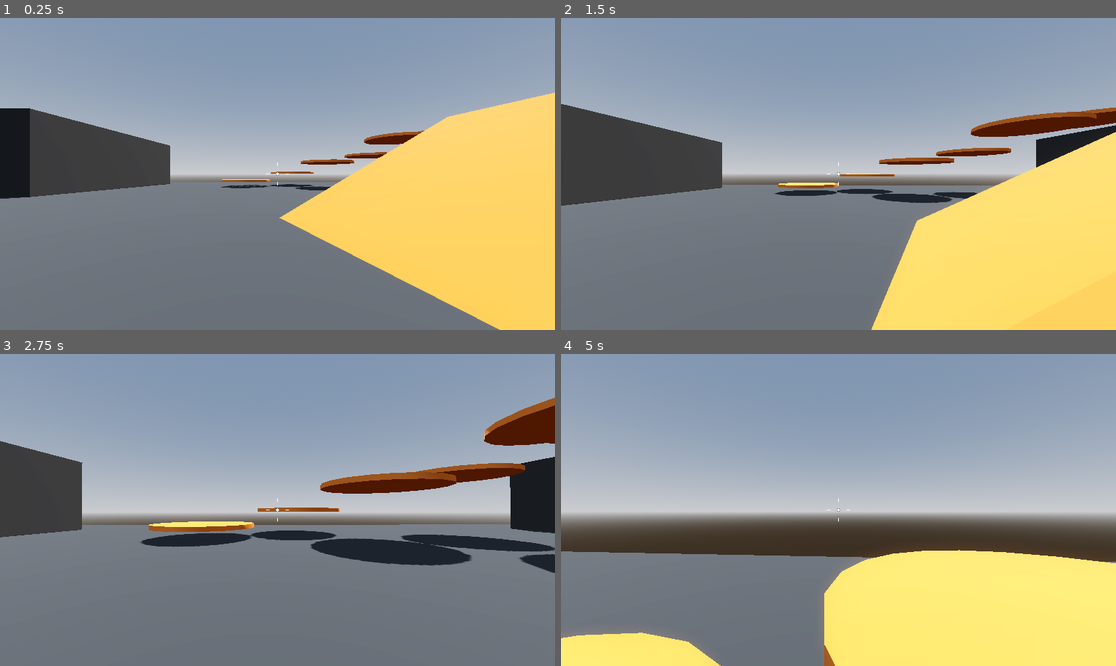
Above: before the commit, frames 1-4 (two rows, left to right).
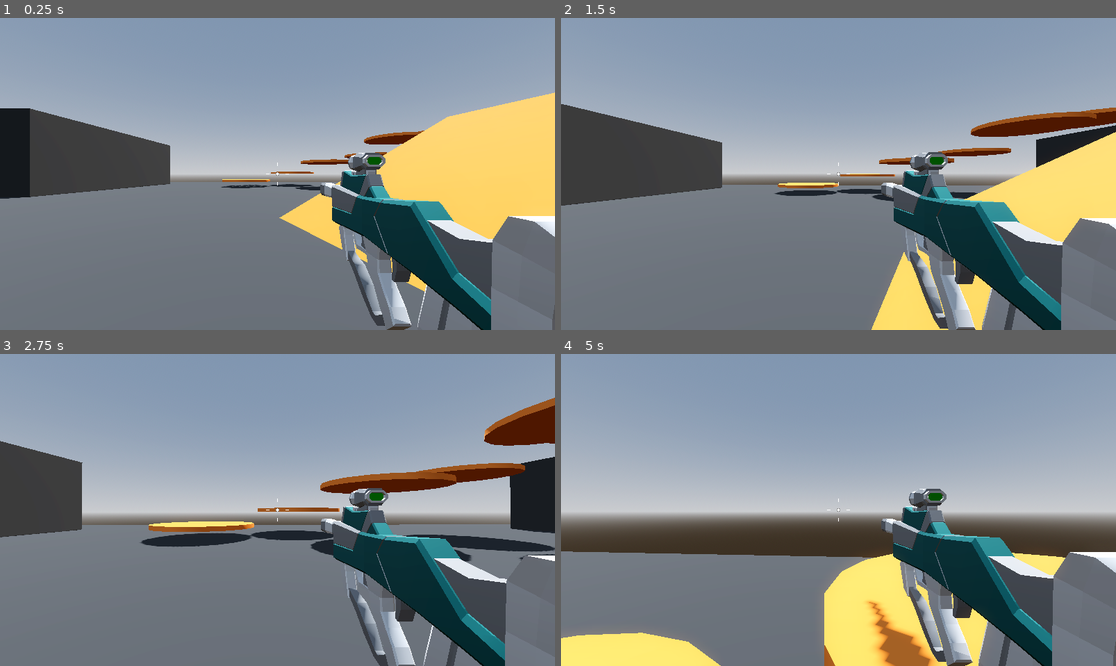
Above: after the commit, the same moments.

Repository: officer47p/robo-rampage
Game: Godot game, scene res://Levels/sandbox.tscn
The game is run twice, just before and just after one commit, with the same random seed, the same clock (stepped at 60 frames per second) and the same inputs.
Inputs (mouse positions are in pixels of both pictures, inside the frame that each line leads up to):
- Up to frame 1 (0.25 s): no input
- Up to frame 2 (1.5 s): tap Enter at 0.5 s; move the mouse to (866, 174) at 0.52 s; press the mouse at (866, 174) at 0.53 s; hold W (move_forward) from 0.53 s (still down); tap Space (jump) at 0.77 s; move the mouse to (810, 174) at 1.27 s; release the mouse at (810, 174) at 1.28 s; click (810, 174) at 1.35 s
- Up to frame 3 (2.75 s): keep holding W (move_forward); tap Space (jump) at 1.52 s; move the mouse to (288, 503) at 2.02 s; press the mouse at (288, 503) at 2.03 s
- Up to frame 4 (5 s): keep holding W (move_forward); move the mouse to (832, 516) at 2.77 s; release the mouse at (832, 516) at 2.78 s; click (832, 516) at 2.85 s; tap Space (jump) at 3.02, 3.77, 4.52 s; move the mouse to (877, 513) at 3.52 s; press the mouse at (877, 513) at 3.53 s; move the mouse to (794, 506) at 4.27 s; release the mouse at (794, 506) at 4.28 s; click (794, 506) at 4.35 s

The runs differ from the first frame. In frame 1, 13% of the frame differs, in the area x 57-100%, y 43-100%; in frame 2, 14%; in frame 3, 8.8%; in frame 4, 16%, in the area x 54-100%, y 43-100%.

Commit message:
Add gun, recoil, print shooting, print raycast hit

Diff:
--- a/Player/player.tscn
+++ b/Player/player.tscn
@@ -1,8 +1,9 @@
-[gd_scene load_steps=6 format=3 uid="uid://d3sfpyco78b75"]
+[gd_scene load_steps=7 format=3 uid="uid://d3sfpyco78b75"]
 
 [ext_resource type="Script" uid="uid://dsb4ttwigonqc" path="res://Player/player.gd" id="1_l8h54"]
 [ext_resource type="Script" uid="uid://jbypkq7ruawj" path="res://Player/smooth_camera.gd" id="2_4ntmi"]
 [ext_resource type="Script" uid="uid://1eugx5jcnlcc" path="res://Player/crosshair.gd" id="3_btcbx"]
+[ext_resource type="PackedScene" uid="uid://nhcpgqu6tt2i" path="res://Weapons/SMG.tscn" id="3_gwnis"]
 
 [sub_resource type="CapsuleMesh" id="CapsuleMesh_hvfyp"]
 
@@ -25,6 +26,8 @@
 top_level = true
 script = ExtResource("2_4ntmi")
 
+[node name="SMG" parent="CameraPivot/SmoothCamera" instance=ExtResource("3_gwnis")]
+
 [node name="CenterContainer" type="CenterContainer" parent="."]
 anchors_preset = 15
 anchor_right = 1.0
--- /dev/null
+++ b/Weapons/SMG.tscn
@@ -0,0 +1,10 @@
+[gd_scene load_steps=3 format=3 uid="uid://nhcpgqu6tt2i"]
+
+[ext_resource type="PackedScene" uid="uid://dmrq7exaaqdl5" path="res://Weapons/hitscan_weapon.tscn" id="1_hrtej"]
+[ext_resource type="PackedScene" uid="uid://7c74q7um65vt" path="res://Assets/SMG.glb" id="2_ops1r"]
+
+[node name="SMG" node_paths=PackedStringArray("weapon_mesh") instance=ExtResource("1_hrtej")]
+weapon_mesh = NodePath("SMG")
+
+[node name="SMG" parent="." index="1" instance=ExtResource("2_ops1r")]
+transform = Transform3D(1, 0, 0, 0, 1, 0, 0, 0, 1, 0.5, -0.2, -1)
--- /dev/null
+++ b/Weapons/hitscan_weapon.gd
@@ -0,0 +1,27 @@
+extends Node3D
+
+@export var fire_rate := 14.0
+@export var recoil := 0.05
+@export var weapon_mesh: Node3D
+
+@onready var cooldown_timer: Timer = $CooldownTimer
+@onready var ray_cast_3d: RayCast3D = $RayCast3D
+@onready var weapon_position: Vector3 = weapon_mesh.position
+
+# Called when the node enters the scene tree for the first time.
+func _ready() -> void:
+	pass # Replace with function body.
+
+
+# Called every frame. 'delta' is the elapsed time since the previous frame.
+func _process(delta: float) -> void:
+	if Input.is_action_pressed("fire"):
+		if cooldown_timer.is_stopped():
+			shoot()
+
+	weapon_mesh.position = weapon_mesh.position.lerp(weapon_position, delta * 10)
+
+func shoot() -> void:
+	cooldown_timer.start(1.0/fire_rate)
+	printt("Firedd", ray_cast_3d.get_collider())
+	weapon_mesh.position.z += recoil
--- /dev/null
+++ b/Weapons/hitscan_weapon.tscn
@@ -0,0 +1,12 @@
+[gd_scene load_steps=2 format=3 uid="uid://dmrq7exaaqdl5"]
+
+[ext_resource type="Script" uid="uid://c1s128k2c0iqr" path="res://Weapons/hitscan_weapon.gd" id="1_ngl63"]
+
+[node name="HitscanWeapon" type="Node3D"]
+script = ExtResource("1_ngl63")
+
+[node name="CooldownTimer" type="Timer" parent="."]
+one_shot = true
+
+[node name="RayCast3D" type="RayCast3D" parent="."]
+target_position = Vector3(0, -1, -100)
--- a/project.godot
+++ b/project.godot
@@ -42,3 +42,8 @@
 "events": [Object(InputEventKey,"resource_local_to_scene":false,"resource_name":"","device":-1,"window_id":0,"alt_press …(191 unchanged characters)…
 ]
 }
+fire={
+"deadzone": 0.2,
+"events": [Object(InputEventMouseButton,"resource_local_to_scene":false,"resource_name":"","device":-1,"window_id":0,"alt_pressed":false,"shift_pressed":false,"ctrl_pressed":false,"meta_pressed":false,"button_mask":1,"position":Vector2(956, 46),"global_position":Vector2(975, 142),"factor":1.0,"button_index":1,"canceled":false,"pressed":true,"double_click":false,"script":null)
+]
+}
Binary file added: Assets/SMG.glb
Not shown, added: Assets/SMG.glb.import
Binary file added: Assets/SMG_Palette-Colour.png
Not shown, added: Assets/SMG_Palette-Colour.png.import
Not shown, added: Weapons/hitscan_weapon.gd.uid
Not shown, added: .DS_Store
